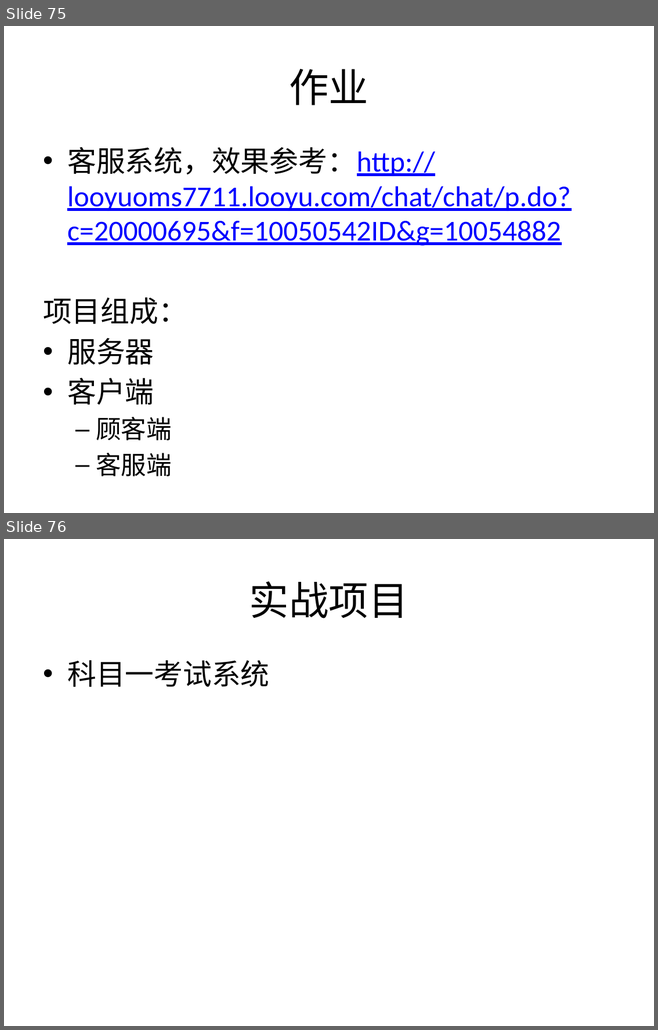
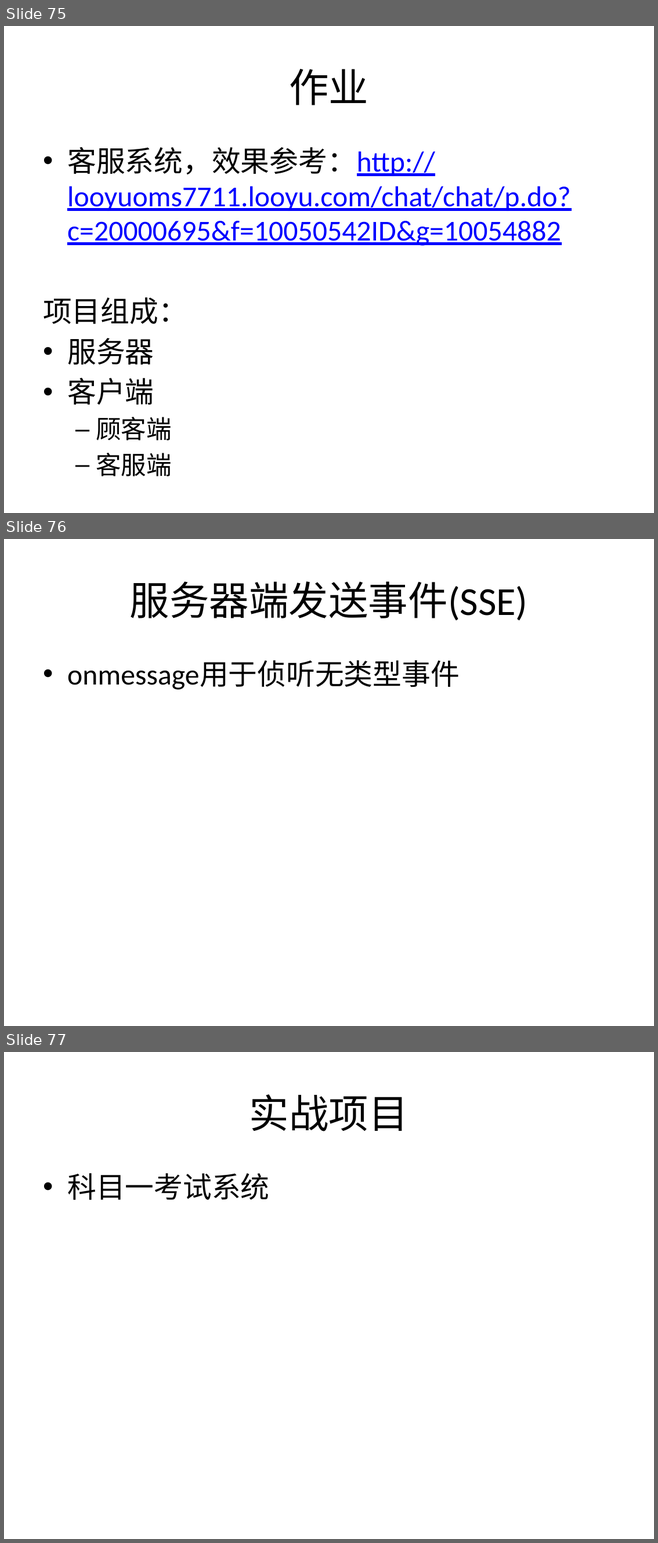
Before and after one commit to plter/HTML5Course20160612, a slide deck: Web前端教学记录.pptx. Shown one above the other, each under a label of ours: slides 75 and 76 before the commit, slides 75, 76 and 77 after it. The pictures are 658x1030 and 658x1543 pixels, drawn with LibreOffice and Linux fonts; fonts in the diff are those of the drawing. Boxes give left, top, right and bottom in pixels: in the first picture for what was removed or moved away, otherwise in the second. Text is boxed around its words. In the diff, an @@ line names an element or a change of style, - is before the commit and + after.

```diff
--- a/Web前端教学记录.pptx
+++ b/Web前端教学记录.pptx
@@ slide 76 added at (4,539,654,1026), background #FFFFFF @@
@@ title added at (130,581,528,621), 44 pt, text #000000 @@
+服务器端发送事件(SSE)
@@ text added at (67,661,459,690), 32 pt, text #000000 @@
+• onmessage用于侦听无类型事件
@@ what was slide 76 is now slide 77 @@
```
Also in this commit, not shown: 11 other files.
